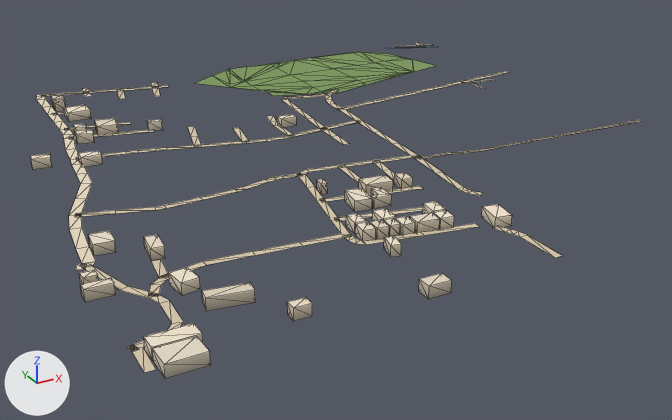
The glTF model public/assets/bengaluru-region-v1/tiles/t26_13-l0.glb as it was, and as the next commit left it.
One viewpoint serves both versions: a 50 mm lens placed at (12897.0, 6120.0, 255.0), pointed at (13232.0, 6729.0, -49.0). The lights are fixed; the arrows at lower left show +X, +Y and +Z. The picture after the commit comes second. Mesh edges are drawn as thin lines.

In view in the first picture: 'building', 'ground'.
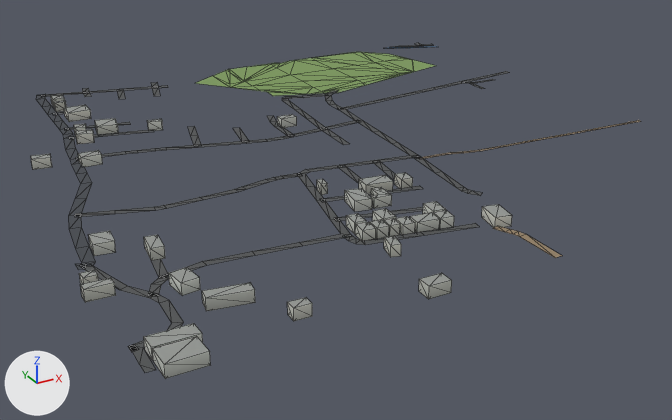
Edits to the bpy script that builds the scene:
```text
Change me_building:
    used by ob_building; location = (13000.0, 6500.0, 0.0)
    remove me_building.from_pydata(...)  # 292 vertices, 366 faces; spans x -6.0..269.0, y -8.0..469.0, z 0.0..8.0
    add me_building.from_pydata(...)  # 292 vertices, 440 faces; spans x -6.0..269.0, y -8.0..469.0, z 0.0..8.0
    me_building part 1: 366 kept faces spanning x -6.0..269.0, y -8.0..469.0, z 0.0..8.0 get new vertex colours
Change me_ground:
    used by ob_ground; location = (13000.0, 6500.0, 0.0)
    remove me_ground.from_pydata(...)  # 437 vertices, 404 faces; spans x -1.0..500.0, y 0.0..503.0, z 1.0
    add me_ground.from_pydata(...)  # 440 vertices, 407 faces; spans x 0.0..500.0, y 0.0..500.0, z 1.0
    me_ground part 2: 10 vertices moved from x -1.0..188.0, y 21.0..199.0, z 1.0 to x 0.0..188.0, y 21.0..200.0, z 1.0; 1 vertex removed from x 7.0, y 23.0, z 1.0; 2 vertices added at x 0.0..7.0, y 8.0..22.0, z 1.0
    me_ground part 3: 5 vertices removed from x 454.0..468.0, y 169.0..503.0, z 1.0; 7 vertices added at x 450.0..469.0, y 169.0..500.0, z 1.0
    me_ground part 4: 290 kept faces spanning x 0.0..499.0, y 0.0..500.0, z 1.0 get new vertex colours; the middle colour goes from beige #d7c9ae to dark grey #535556
    other edits to the shape of me_ground do not show in these pictures
```

Pixel boxes [x1, y1, x2, y2] of what changed, in the pictures (672 x 420 px; the box of a moved part takes in the faces that stretch with it):
part 1 of me_building, recoloured
    both: [31, 94, 512, 379]
part 2 of me_ground, moved or reshaped
    before: [76, 169, 424, 373]
    after: [75, 170, 424, 373]
part 3 of me_ground, moved or reshaped
    before: [394, 46, 640, 133]
    after: [393, 46, 640, 133]
part 4 of me_ground, recoloured
    both: [36, 43, 576, 351]
